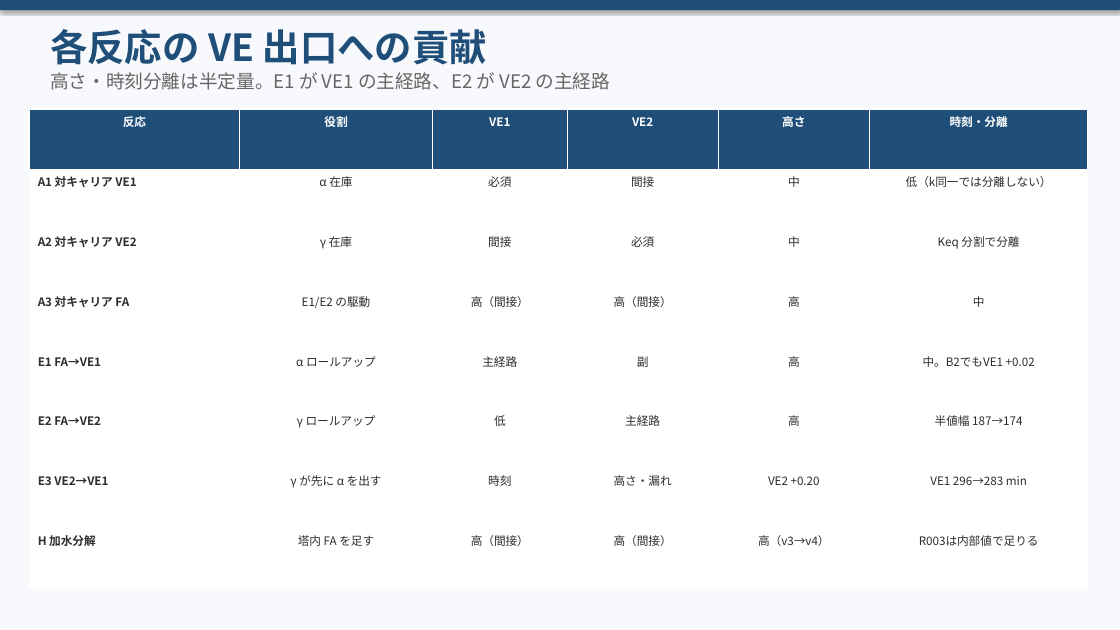
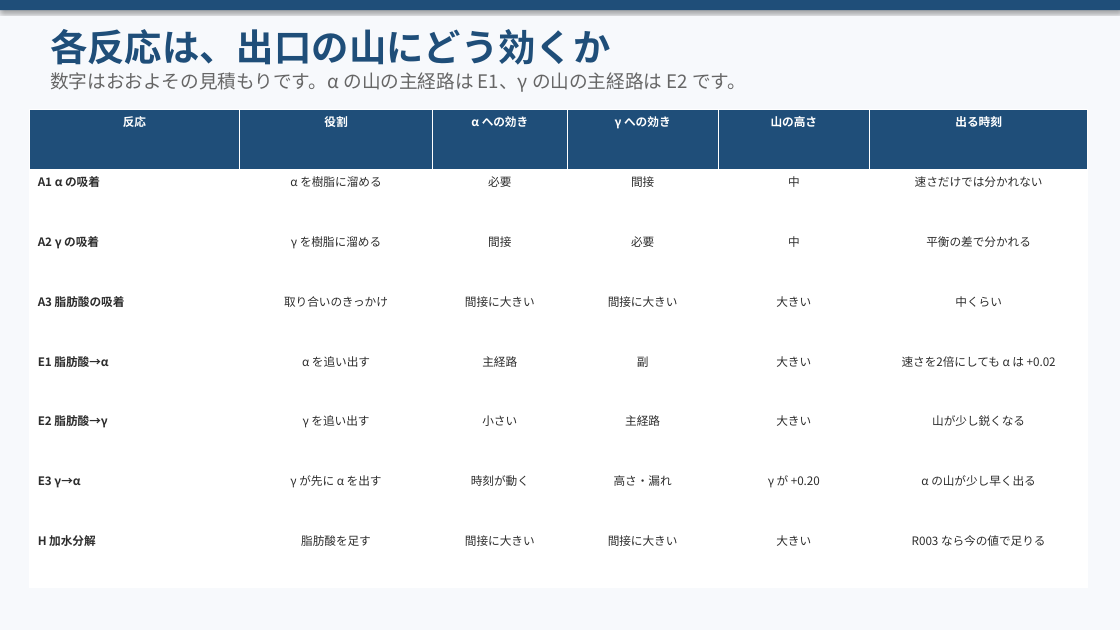
Before and after one commit to zhexingwang/ppt, a slide deck: slide 11 of decks/04_反応一覧_VE貢献_v4/反応一覧_定数_VE出口貢献_v4.pptx (slide 10 before the commit). Drawn at 1120x630 pixels with LibreOffice and Linux fonts; fonts in the diff are those of the drawing. Boxes give left, top, right and bottom in pixels: in the first picture for what was removed or moved away, otherwise in the second. Text is boxed around its words. In the diff, an @@ line names an element or a change of style, - is before the commit and + after.

```diff
--- a/decks/04_反応一覧_VE貢献_v4/反応一覧_定数_VE出口貢献_v4.pptx
+++ b/decks/04_反応一覧_VE貢献_v4/反応一覧_定数_VE出口貢献_v4.pptx
@@ text at <box>50,29,610,65</box>: text changed @@
-各反応の VE 出口への貢献
+各反応は、出口の山にどう効くか
@@ text at <box>50,72,746,92</box>: text changed @@
-高さ・時刻分離は半定量。E1 が VE1 の主経路、E2 が VE2 の主経路
+数字はおおよその見積もりです。α の山の主経路は E1、γ の山の主経路は E2 です。
@@ table at <box>29,109,1088,588</box> @@
-row 1: 反応 | 役割 | VE1 | VE2 | 高さ | 時刻・分離
+row 1: 反応 | 役割 | α への効き | γ への効き | 山の高さ | 出る時刻
-row 2: A1 対キャリア VE1 | α 在庫 | 必須 | 間接 | 中 | 低（k同一では分離しない）
+row 2: A1 α の吸着 | α を樹脂に溜める | 必要 | 間接 | 中 | 速さだけでは分かれない
-row 3: A2 対キャリア VE2 | γ 在庫 | 間接 | 必須 | 中 | Keq 分割で分離
+row 3: A2 γ の吸着 | γ を樹脂に溜める | 間接 | 必要 | 中 | 平衡の差で分かれる
-row 4: A3 対キャリア FA | E1/E2 の駆動 | 高（間接） | 高（間接） | 高 | 中
+row 4: A3 脂肪酸の吸着 | 取り合いのきっかけ | 間接に大きい | 間接に大きい | 大きい | 中くらい
-row 5: E1 FA→VE1 | α ロールアップ | 主経路 | 副 | 高 | 中。B2でもVE1 +0.02
+row 5: E1 脂肪酸→α | α を追い出す | 主経路 | 副 | 大きい | 速さを2倍にしても α は +0.02
-row 6: E2 FA→VE2 | γ ロールアップ | 低 | 主経路 | 高 | 半値幅 187→174
+row 6: E2 脂肪酸→γ | γ を追い出す | 小さい | 主経路 | 大きい | 山が少し鋭くなる
-row 7: E3 VE2→VE1 | γ が先に α を出す | 時刻 | 高さ・漏れ | VE2 +0.20 | VE1 296→283 min
+row 7: E3 γ→α | γ が先に α を出す | 時刻が動く | 高さ・漏れ | γ が +0.20 | α の山が少し早く出る
-row 8: H 加水分解 | 塔内 FA を足す | 高（間接） | 高（間接） | 高（v3→v4） | R003は内部値で足りる
+row 8: H 加水分解 | 脂肪酸を足す | 間接に大きい | 間接に大きい | 大きい | R003 なら今の値で足りる
```
Also in this commit, not shown: 12 other slides changed, 1 slide added, 18 other files.
